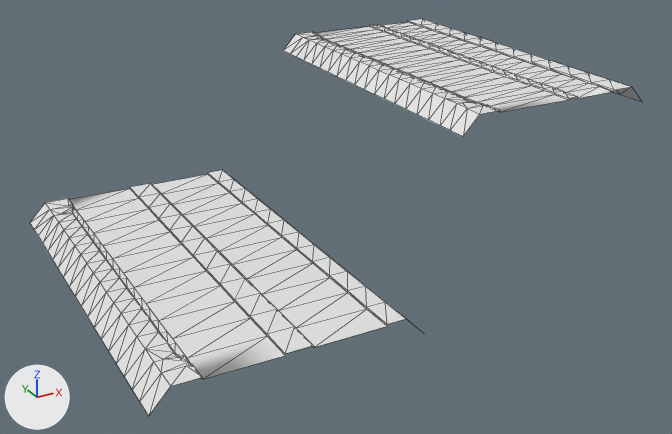
Before and after pictures for a commit that changed the OBJ model Transit.Addon.RoadExtensions/Roads/Common/Meshes/32m/3mSW4mMdn/Bus.obj.
The view is the same before and after, from a camera (50 mm lens) standing at (-44.7, -122.9, 62.6) and looking at (26.4, 6.4, -2.0). The lights are fixed; the arrows at lower left show +X, +Y and +Z. Mesh edges are drawn as thin lines. Where no turn or scale is listed for an object, it has been applied to the vertices.

In view in the first picture: 'Bus'.
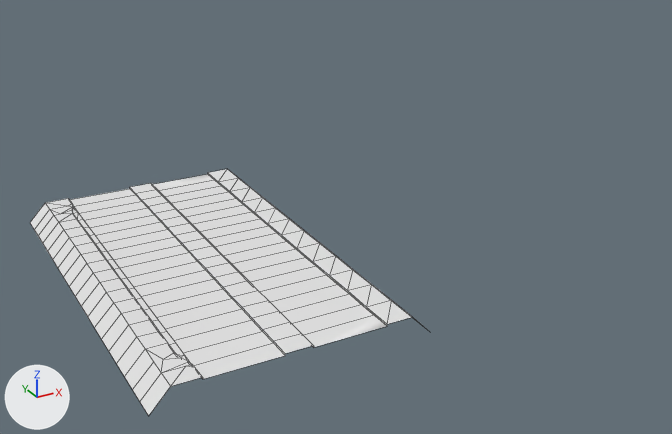
What differs and where, as boxes [x1, y1, x2, y2] in the pictures (672 x 434 px):
'Bus', reshaped (35% narrower, 38% shorter): before [30, 19, 641, 416]; after [30, 169, 429, 416]
part 1 of me_bus, deleted: before [283, 19, 641, 136]
part 2 of me_bus, cut back: [30, 174, 386, 416] in both

The change, as a diff of the scene's bpy script:
```diff
--- a/Transit.Addon.RoadExtensions/Roads/Common/Meshes/32m/3mSW4mMdn/Bus.obj.py
+++ b/Transit.Addon.RoadExtensions/Roads/Common/Meshes/32m/3mSW4mMdn/Bus.obj.py
@@ me_bus @@
 # used by ob_bus; location = (0.0, 0.0, 0.0)
-me_bus.from_pydata(...)  # 516 vertices, 836 faces; spans x -20.0..77.0, y -32.0..52.3, z -3.2..19.0
+me_bus.from_pydata(...)  # 285 vertices, 266 faces; spans x -20.0..20.0, y -32.0..32.0, z -3.2..0.0
+# me_bus part 1: the loose piece of 283 vertices spanning x 39.0..77.0, y -11.7..52.3, z 15.9..19.0 is deleted
+# me_bus part 2
+# 55 vertices are removed from x -13.0..2.0, y -26.7..26.7, z -0.3..0.0
+# 300 faces are deleted
+# 26 vertices in x 16.0..19.0, y -32.0..32.0, z -3.2..0.0 move by (1.0, 0.0, 0.0)
+# 17 vertices are added at x -2.0..2.0, y -1.7..25.3, z -0.3..0.0
+# 7 new vertices lie (0.0, -3.4, 0.0) away from vertices in x -13.0..13.0, y 1.7..32.0, z -0.3..0.0
+# 7 new vertices lie (0.0, 3.4, 0.0) away from vertices in x -13.0..13.0, y -32.0..1.7, z -0.3..0.0
+# 7 new vertices lie (0.0, 3.3, 0.0) away from vertices in x -13.0..13.0, y -28.6..5.1, z -0.3..0.0
+# 7 new vertices lie (0.0, 3.4, 0.0) away from vertices in x -13.0..13.0, y -25.3..8.4, z -0.3..0.0
+# 7 new vertices lie (0.0, 3.4, 0.0) away from vertices in x -13.0..13.0, y -21.9..11.8, z -0.3..0.0
+# 7 new vertices lie (0.0, 3.3, 0.0) away from vertices in x -13.0..13.0, y -18.5..15.2, z -0.3..0.0
+# 7 new vertices lie (11.0, 0.0, 0.0) away from vertices in x -13.0, y -1.7..18.5, z -0.3
+# 8 new vertices lie (0.0, 3.4, 0.0) away from vertices in x -13.0..13.0, y -15.2..18.5, z -0.3..0.0
+# 9 new vertices lie (0.0, 3.4, 0.0) away from vertices in x -13.0..13.0, y -11.8..21.9, z -0.3..0.0
+# 9 new vertices lie (4.0, 0.0, 0.0) away from vertices in x -2.0, y -1.7..25.3, z 0.0
+# 9 new vertices lie (11.0, 0.0, 0.0) away from vertices in x 2.0, y -1.7..25.3, z -0.3
+# 6 new vertices lie (0.0, -3.4, 0.0) away from vertices in x -13.0..13.0, y -1.7, z -0.3..0.0
+# 185 new faces join them
```
